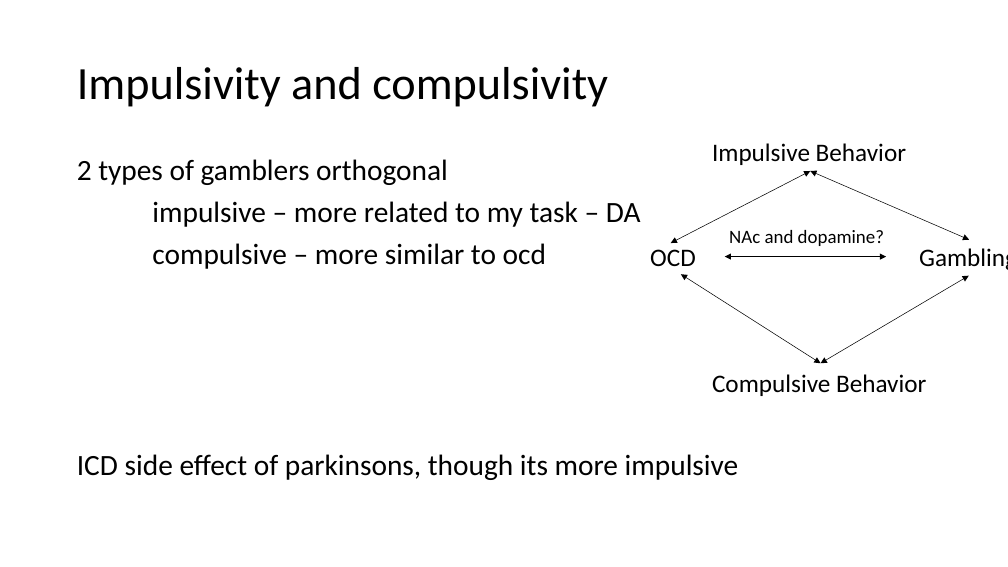
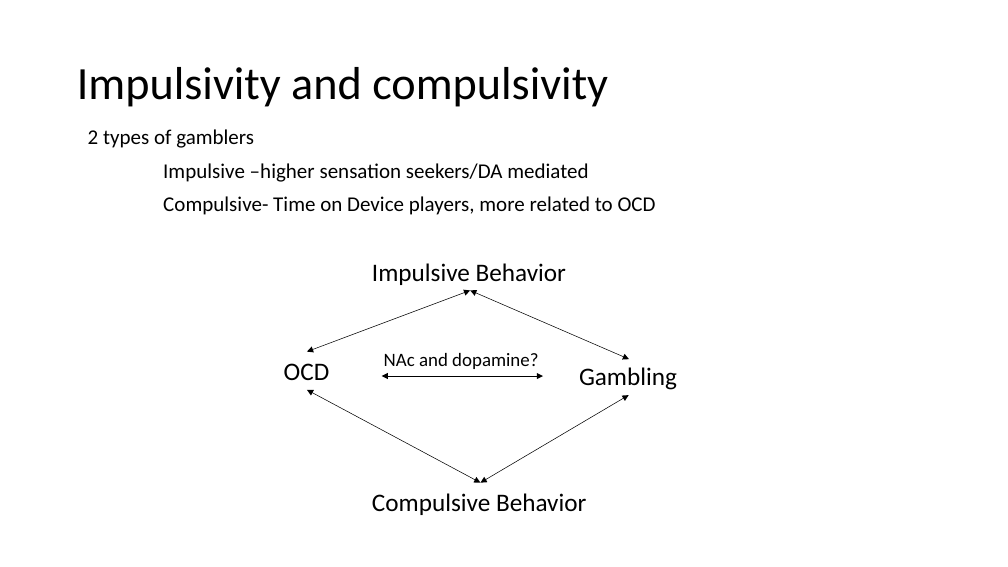
Before and after one commit to gpagnier/rampAnalysis, a slide deck: slide 12 of BortonLabMeeting12.7.pptx. Drawn at 1008x567 pixels with LibreOffice and Linux fonts; fonts in the diff are those of the drawing. Boxes give left, top, right and bottom in pixels: in the first picture for what was removed or moved away, otherwise in the second. Text is boxed around its words. In the diff, an @@ line names an element or a change of style, - is before the commit and + after.

```diff
--- a/BortonLabMeeting12.7.pptx
+++ b/BortonLabMeeting12.7.pptx
@@ text at (88, 129, 656, 215): text changed; size 28 to 20 pt @@
-2 types of gamblers orthogonal
-impulsive – more related to my task – DA
-compulsive – more similar to ocd
-ICD side effect of parkinsons, though its more impulsive
+2 types of gamblers
+Impulsive –higher sensation seekers/DA mediated
+Compulsive- Time on Device players, more related to OCD
@@ double arrow moved from (811, 171) - (671, 243) to (470, 290) - (307, 352) @@
@@ text "OCD": place and size @@
-text "OCD" at (650, 249, 696, 266)
+text "OCD" at (284, 363, 330, 380)
@@ text "NAc and dopamine?": place and size @@
-text "NAc and dopamine?" at (729, 230, 884, 246)
+text "NAc and dopamine?" at (384, 353, 538, 369)
@@ double arrow moved from (886, 256) - (725, 256) to (543, 376) - (382, 376) @@
@@ double arrow moved from (820, 364) - (681, 274) to (481, 482) - (307, 390) @@
@@ 3 texts, 2 double arrows: place and size @@
-3 texts, 2 double arrows at (712, 143, 1008, 396)
+3 texts, 2 double arrows at (372, 263, 677, 515)
```
Also in this commit, not shown: 2 other slides changed.
